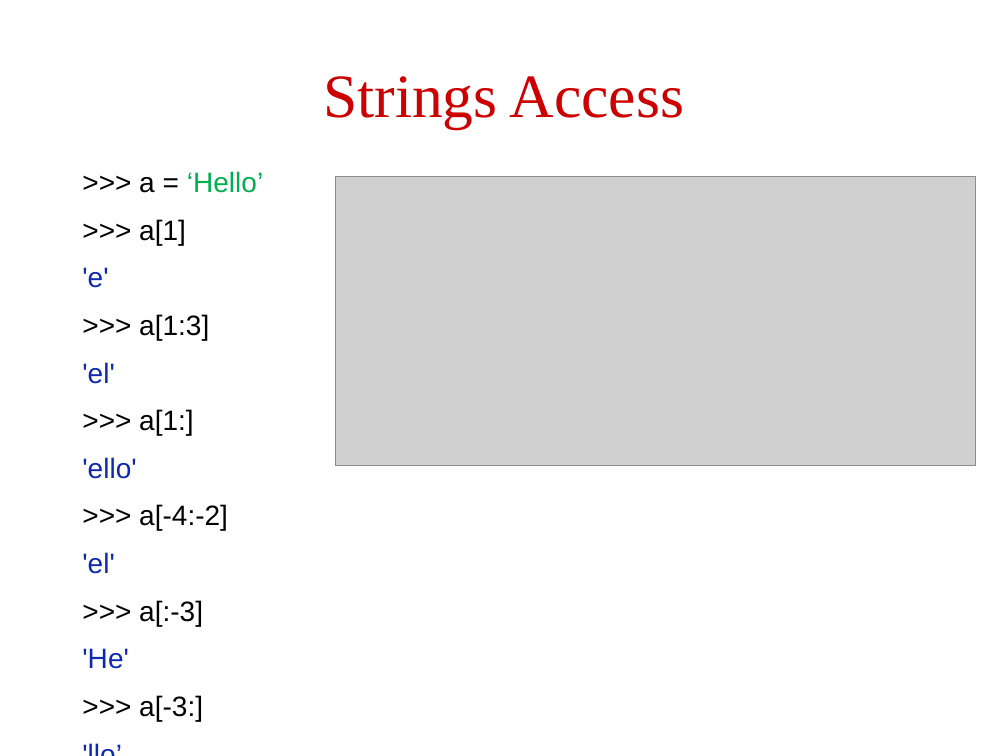
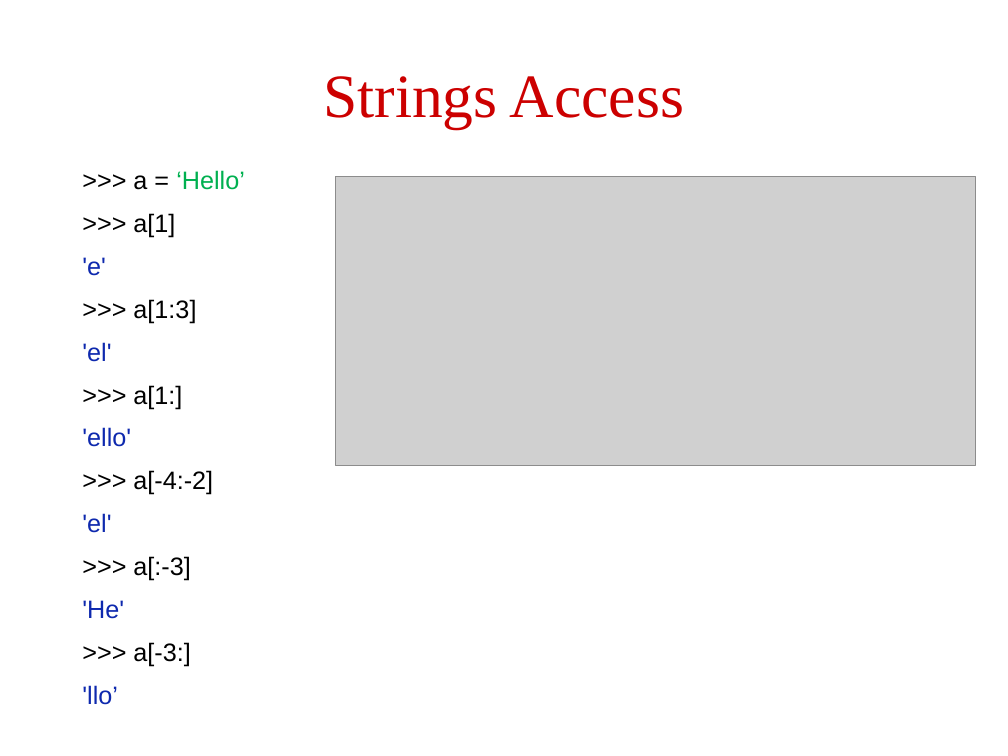
Before and after one commit to robintux/gip, a slide deck: slide 41 of Sessions/1/gip1.pptx. Drawn at 1008x756 pixels with LibreOffice and Linux fonts; fonts in the diff are those of the drawing; grey boxes stand for pictures. Boxes give left, top, right and bottom in pixels: in the first picture for what was removed or moved away, otherwise in the second. Text is boxed around its words. In the diff, an @@ line names an element or a change of style, - is before the commit and + after.

```diff
--- a/Sessions/1/gip1.pptx
+++ b/Sessions/1/gip1.pptx
@@ text ">>> a = ‘Hello’" at [82, 170, 245, 705]: size 20 to 18 pt; less space between paragraphs @@
```
Also in this commit, not shown: 8 other slides changed.
